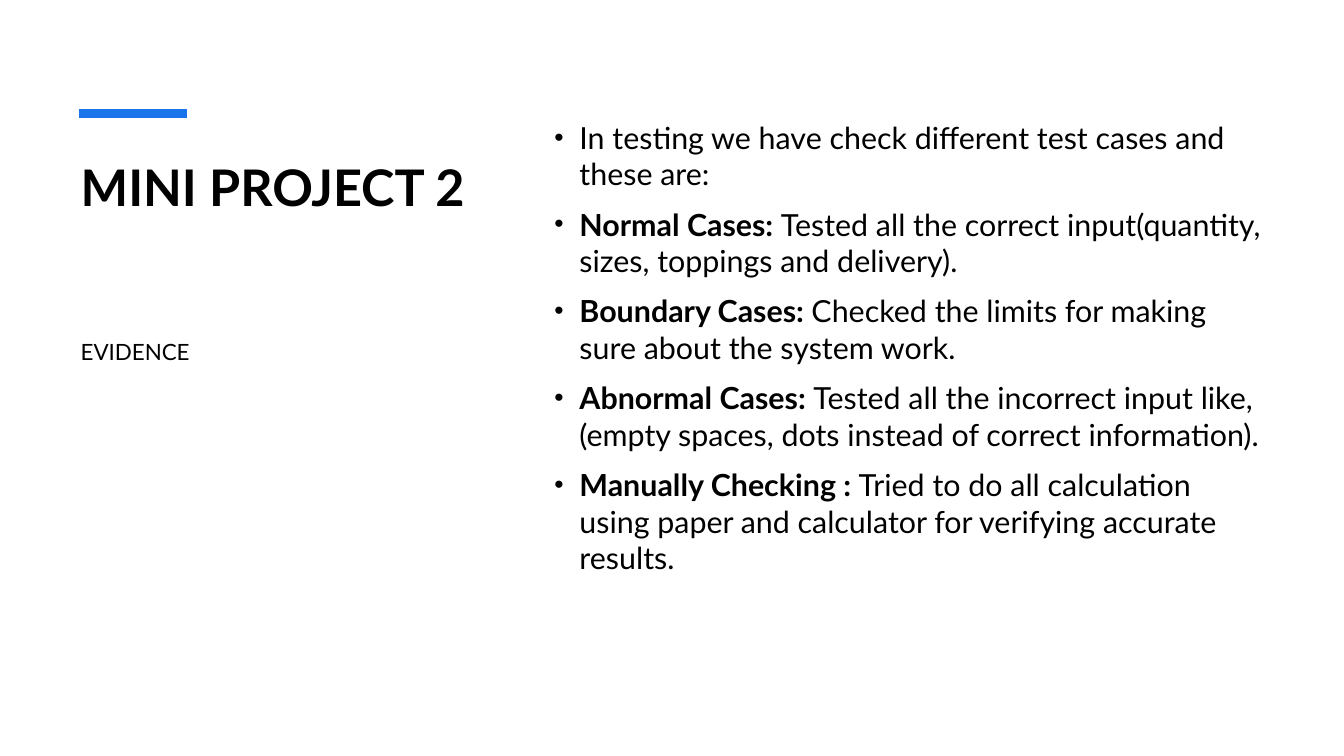
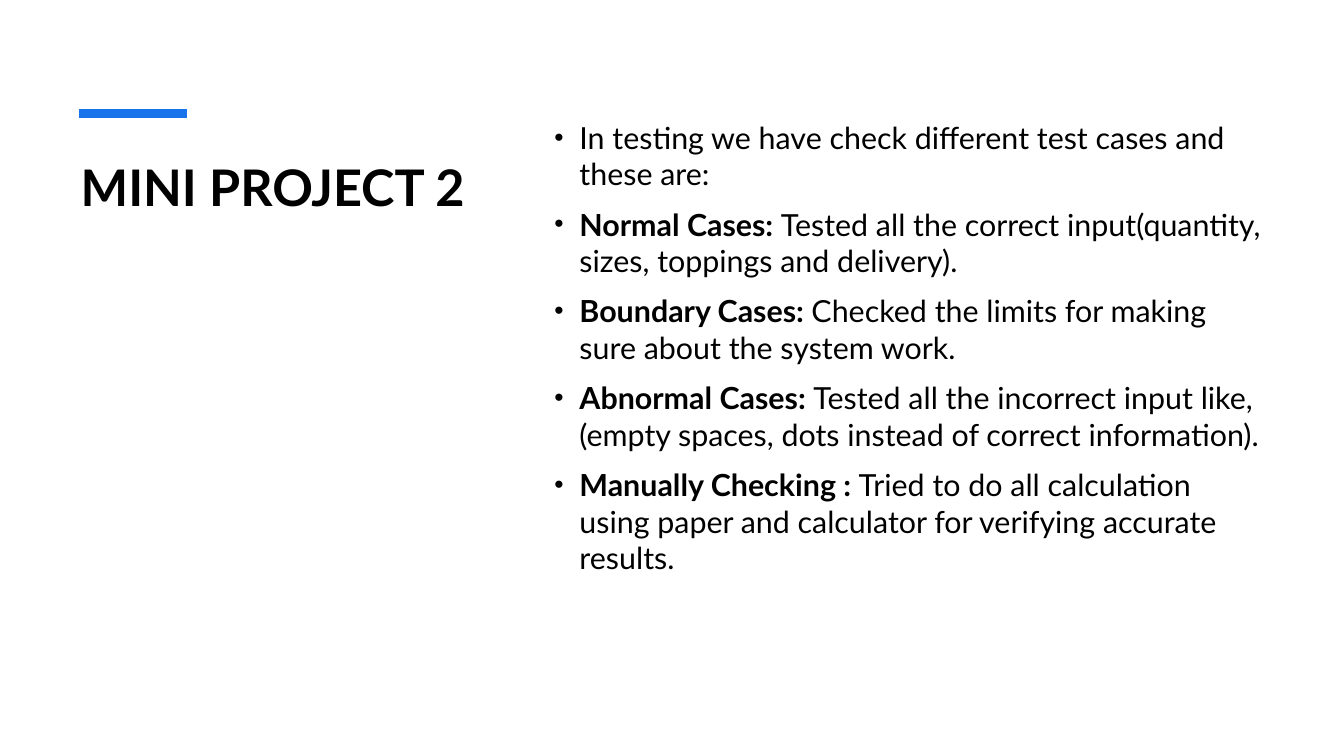
Before and after one commit to samlolenga/COM4401-2026-AS36-3A, a slide deck: slide 10 of 05_Team_Presentation(Viva)/05_Contribution/TEAM PRESENTION.pptx (slide 9 before the commit). Drawn at 1344x756 pixels with LibreOffice and Linux fonts; fonts in the diff are those of the drawing. Boxes give left, top, right and bottom in pixels: in the first picture for what was removed or moved away, otherwise in the second. Text is boxed around its words. In the diff, an @@ line names an element or a change of style, - is before the commit and + after.

```diff
--- a/05_Team_Presentation(Viva)/05_Contribution/TEAM PRESENTION.pptx
+++ b/05_Team_Presentation(Viva)/05_Contribution/TEAM PRESENTION.pptx
@@ text removed at box(81, 343, 190, 360) @@
-EVIDENCE
```
Also in this commit, not shown: 1 other slide changed, 6 slides added.
